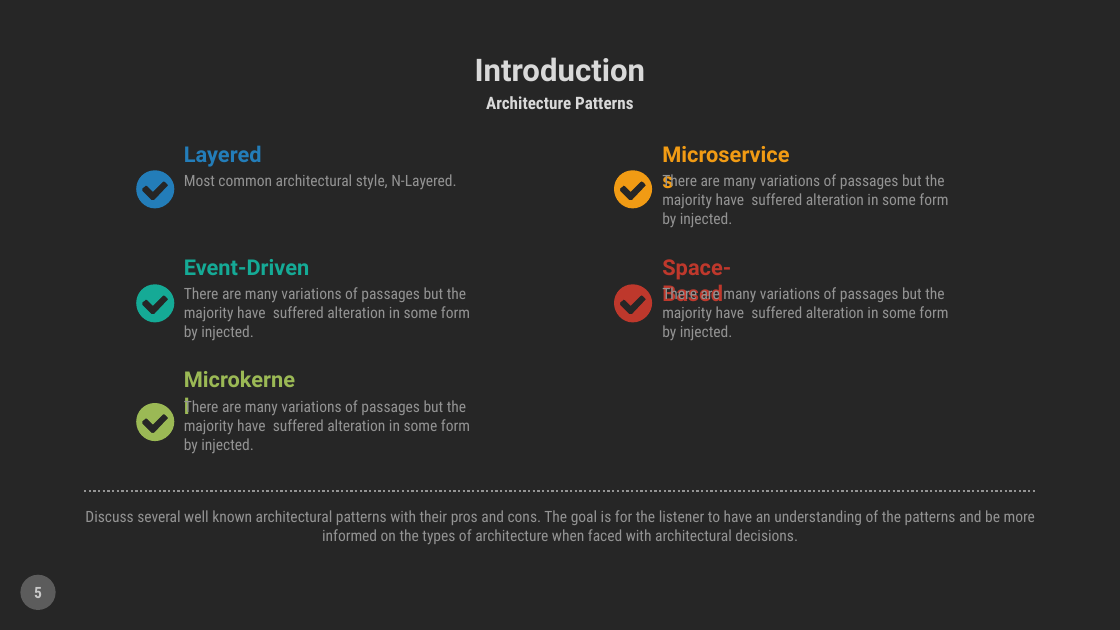
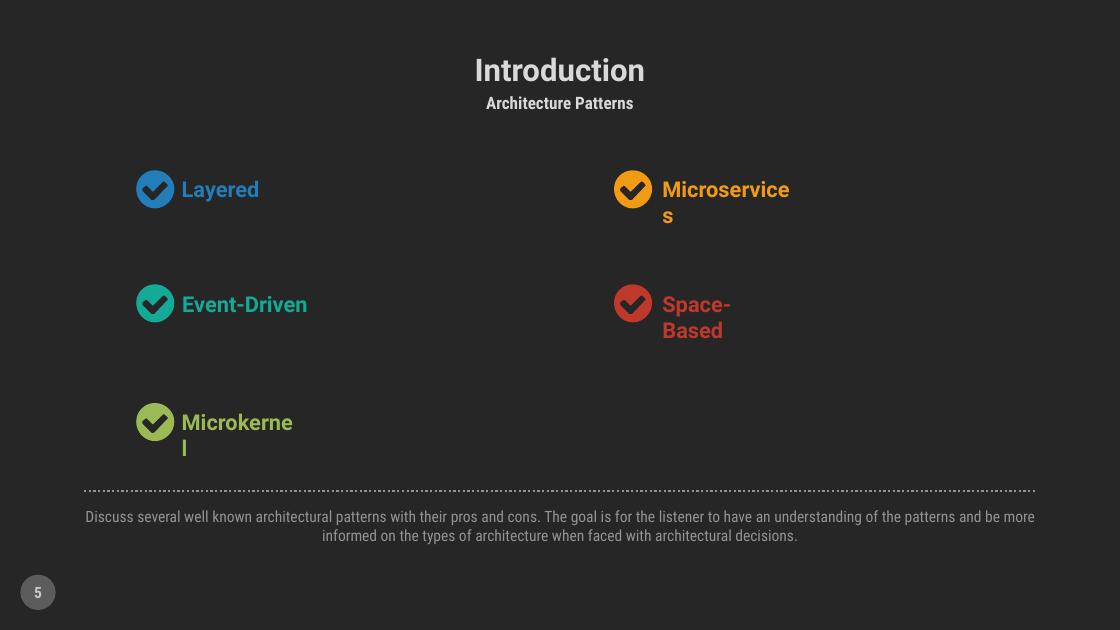
Before and after one commit to CognitiveBurden/Top5Architecture, a slide deck: slide 5 of ArchitecturePatterns.pptx. Drawn at 1120x630 pixels with LibreOffice and Linux fonts; fonts in the diff are those of the drawing. Boxes give left, top, right and bottom in pixels: in the first picture for what was removed or moved away, otherwise in the second. Text is boxed around its words. In the diff, an @@ line names an element or a change of style, - is before the commit and + after.

```diff
--- a/ArchitecturePatterns.pptx
+++ b/ArchitecturePatterns.pptx
@@ text "Layered": place and size @@
-text "Layered" at (184,145,262,167)
+text "Layered" at (182,180,260,202)
@@ text removed at (184,174,456,189) @@
-Most common architectural style, N-Layered.
@@ text removed at (662,174,948,227) @@
-There are many variations of passages but the majority have suffered alteration in some form
-by injected.
@@ 3 texts: place and size @@
-3 texts at (184,140,801,307)
+3 texts at (182,176,801,338)
@@ text removed at (184,287,470,340) @@
-There are many variations of passages but the majority have suffered alteration in some form
-by injected.
@@ text removed at (662,286,948,340) @@
-There are many variations of passages but the majority have suffered alteration in some form
-by injected.
@@ text "Microkernel": place and size @@
-text "Microkernel" at (184,366,300,393)
+text "Microkernel" at (181,409,298,436)
@@ text removed at (184,398,470,453) @@
-There are many variations of passages but the majority have suffered alteration in some form
-by injected.
```
Also in this commit, not shown: 14 other slides changed.
